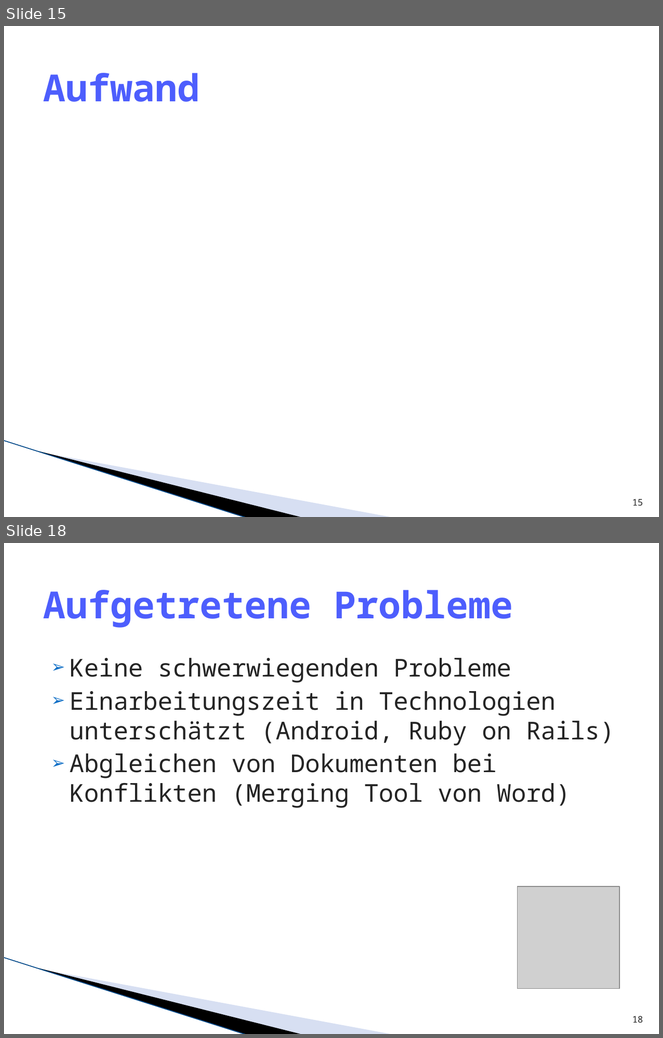
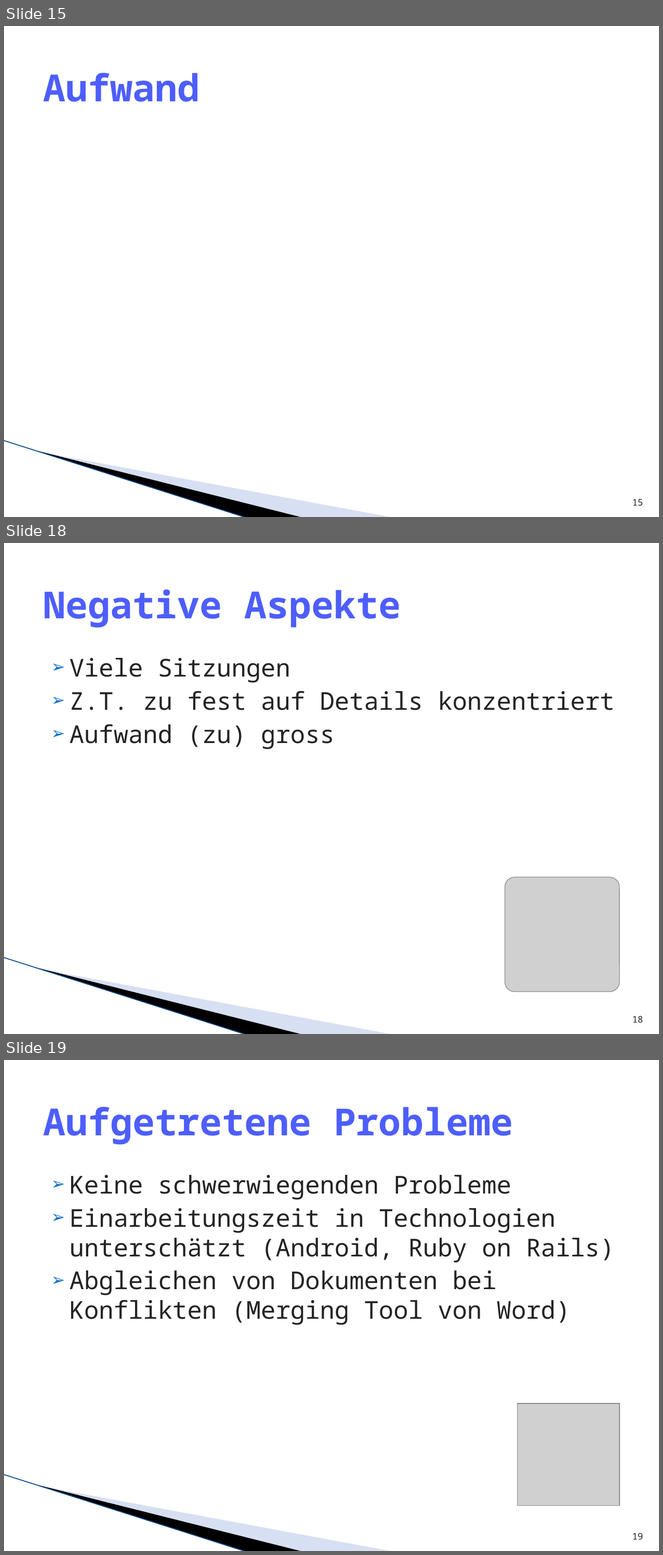
Before and after one commit to lukaselmer/hsr-mrt-software-engineering-2-project, a slide deck: doc/09_Präsentation/praesentation_ms6.pptx. Shown one above the other, each under a label of ours: slides 15 and 18 before the commit, slides 15, 18 and 19 after it; the slides between them are not shown. The pictures are 663x1038 and 663x1555 pixels, drawn with LibreOffice and Linux fonts; fonts in the diff are those of the drawing; grey boxes stand for pictures; background and template pictures are left out. Boxes give left, top, right and bottom in pixels: in the first picture for what was removed or moved away, otherwise in the second. Text is boxed around its words. In the diff, an @@ line names an element or a change of style, - is before the commit and + after.

```diff
--- a/doc/09_Präsentation/praesentation_ms6.pptx
+++ b/doc/09_Präsentation/praesentation_ms6.pptx
@@ slide 18 added at box(4, 543, 659, 1034), background #FFFFFF; not listed: 3 template elements that a slide beside it also shows @@
@@ title added at box(43, 589, 401, 628), 41 pt, text #4D5EFD, bold @@
+Negative Aspekte
@@ text added at box(70, 658, 614, 749), 27 pt, text #242424 @@
+➢ Viele Sitzungen
+➢ Z.T. zu fest auf Details konzentriert
+➢ Aufwand (zu) gross
@@ picture added at box(505, 877, 620, 992) @@
@@ page number added at box(633, 1016, 644, 1023), 10 pt, text #242424 @@
+18
@@ what was slide 18 is now slide 19 @@
@@ page number at box(633, 1533, 644, 1540): text changed @@
-18
+19
```
Also in this commit, not shown: 3 slides changed.
